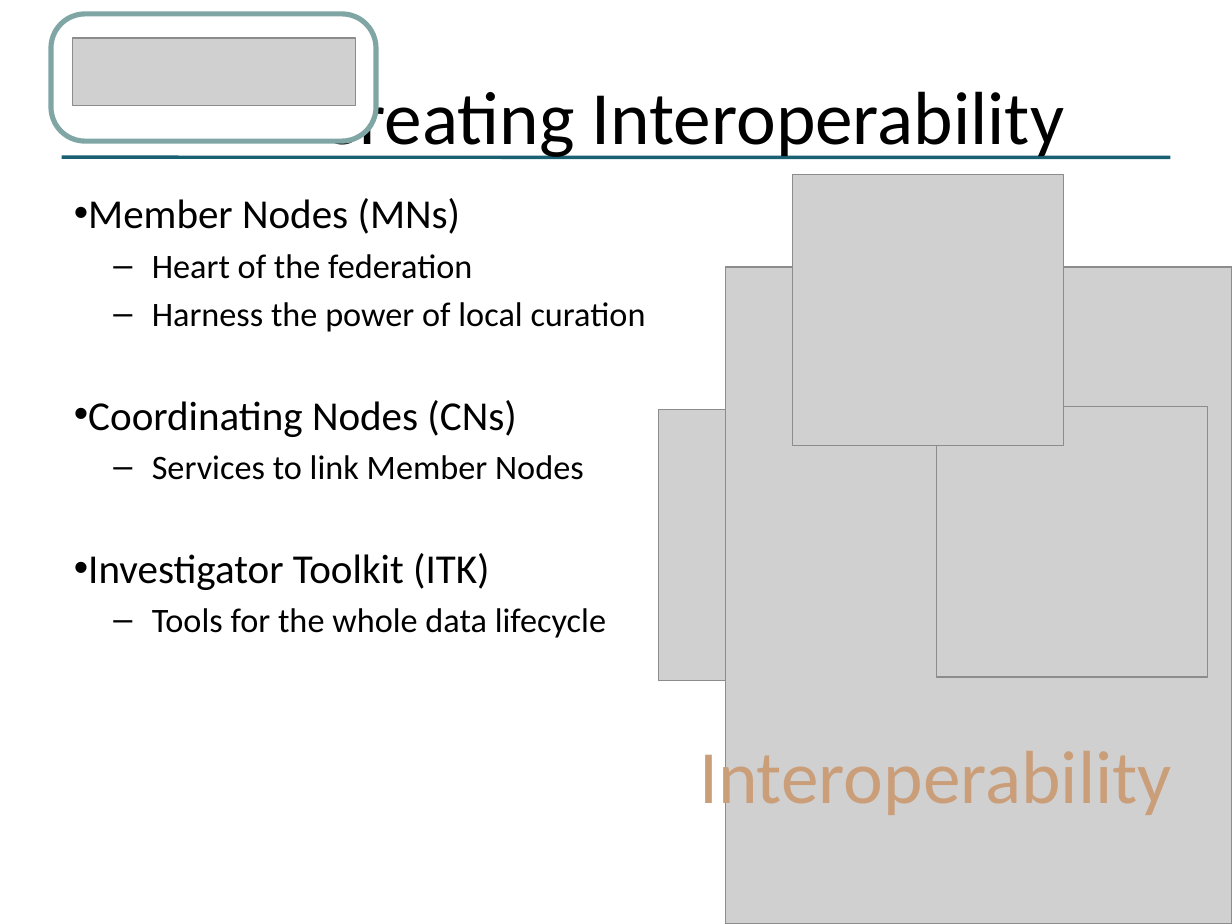
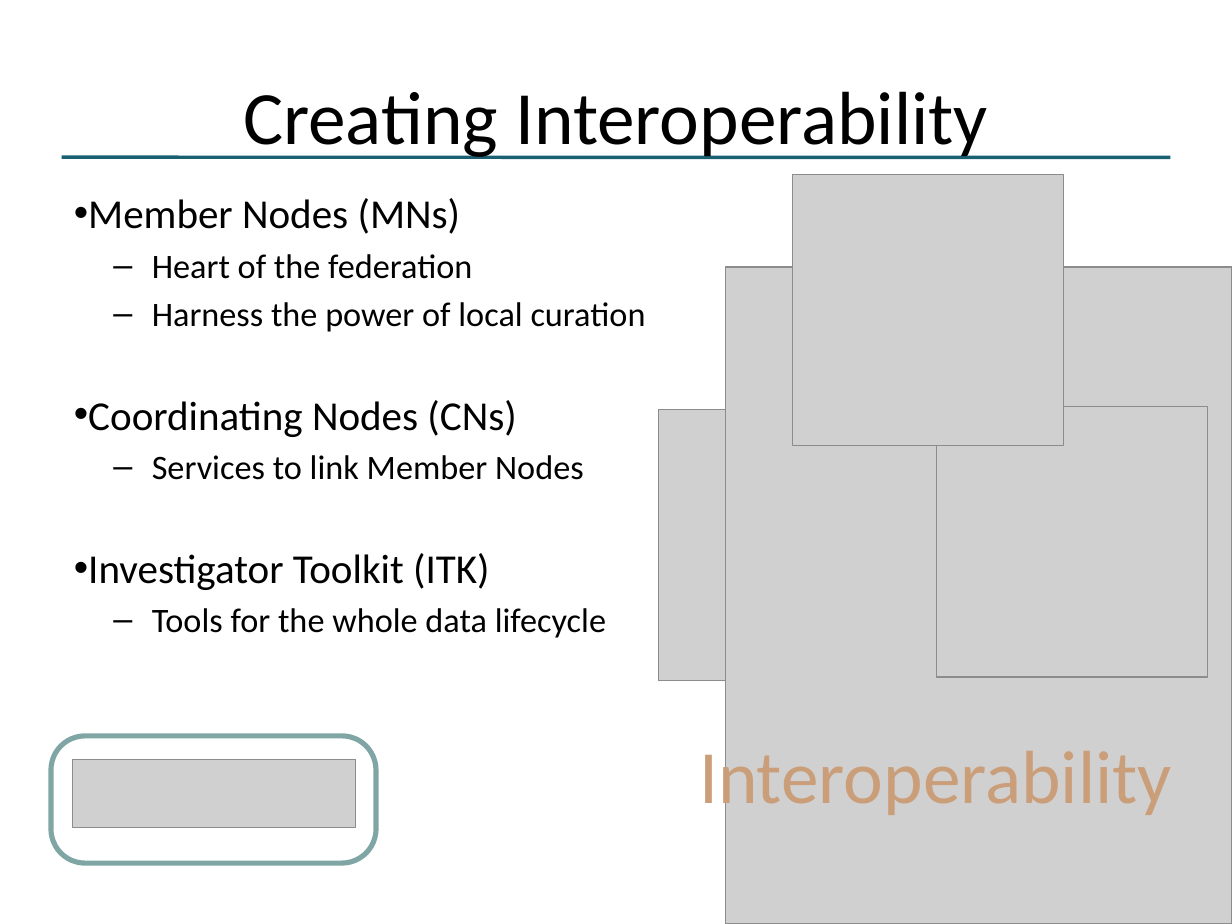
Before and after one commit to NCEAS/oss-2014, a slide deck: slide 19 of day-03/DataMgmnt_v0.pptx (slide 18 before the commit). Drawn at 1232x924 pixels with LibreOffice and Linux fonts; fonts in the diff are those of the drawing; grey boxes stand for pictures. Boxes give left, top, right and bottom in pixels: in the first picture for what was removed or moved away, otherwise in the second. Text is boxed around its words. In the diff, an @@ line names an element or a change of style, - is before the commit and + after.

```diff
--- a/day-03/DataMgmnt_v0.pptx
+++ b/day-03/DataMgmnt_v0.pptx
@@ title "Creating Interoperability" rewrapped from (x1=320, y1=81, x2=1065, y2=159) to (x1=243, y1=91, x2=988, y2=159) @@
@@ rounded rectangle moved from (x1=51, y1=14, x2=376, y2=140) to (x1=51, y1=736, x2=376, y2=862) @@
@@ picture moved from (x1=73, y1=38, x2=355, y2=106) to (x1=73, y1=760, x2=355, y2=828) @@
```
Also in this commit, not shown: 5 other slides changed, 1 slide added, 1 other file.
